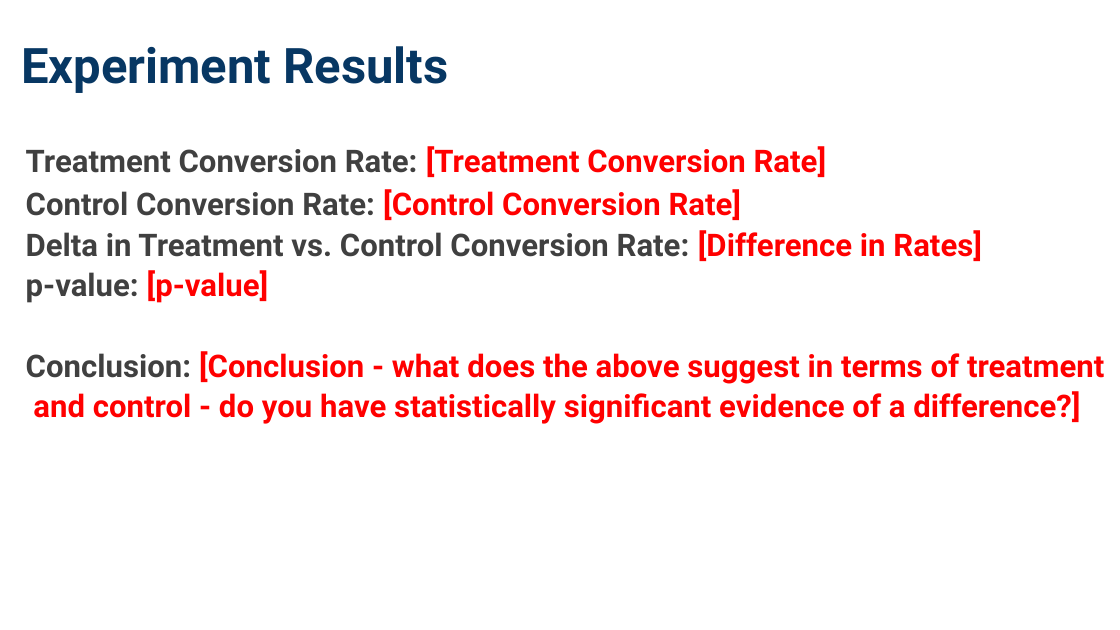
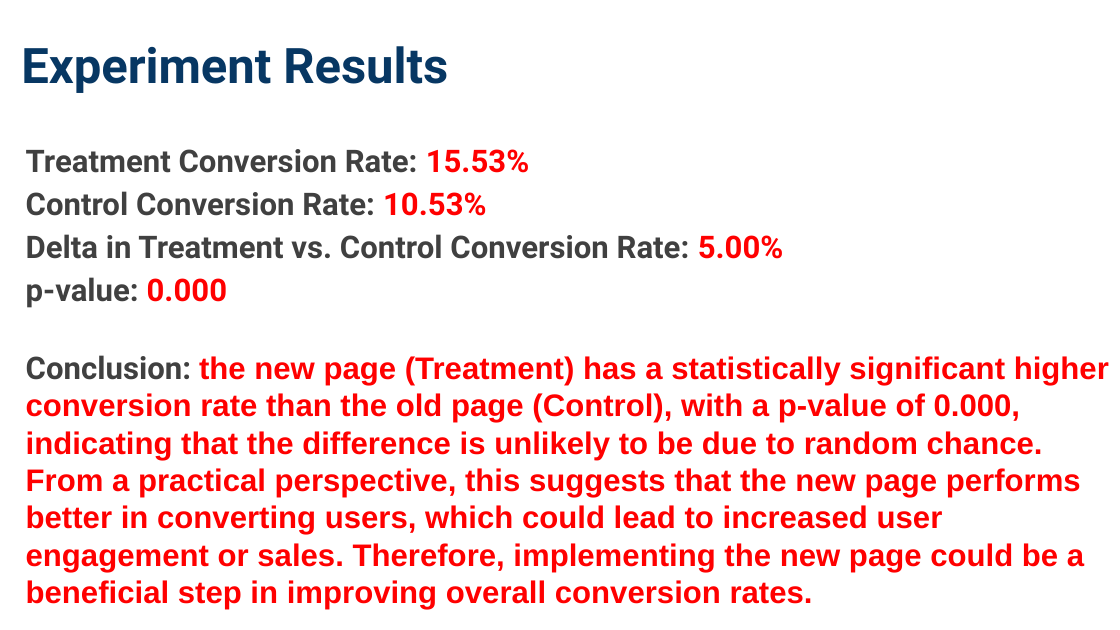
Before and after one commit to AmmarYasserAI-2/Analyze_AB_test_results, a slide deck: slide 4 of analyze-a_b-test-results.pptx. Drawn at 1120x630 pixels with LibreOffice and Linux fonts; fonts in the diff are those of the drawing. Boxes give left, top, right and bottom in pixels: in the first picture for what was removed or moved away, otherwise in the second. Text is boxed around its words. In the diff, an @@ line names an element or a change of style, - is before the commit and + after.

```diff
--- a/analyze-a_b-test-results.pptx
+++ b/analyze-a_b-test-results.pptx
@@ text at (26,149,1109,609): text changed; font Roboto to Arial @@
-Treatment Conversion Rate: [Treatment Conversion Rate]
-Control Conversion Rate: [Control Conversion Rate]
-Delta in Treatment vs. Control Conversion Rate: [Difference in Rates]
-p-value: [p-value]
-Conclusion: [Conclusion - what does the above suggest in terms of treatment
-and control - do you have statistically significant evidence of a difference?]
+Treatment Conversion Rate: 15.53%
+Control Conversion Rate: 10.53%
+Delta in Treatment vs. Control Conversion Rate: 5.00%
+p-value: 0.000
+Conclusion: the new page (Treatment) has a statistically significant higher conversion rate than the old page (Control), with a p-value of 0.000, indicating that the difference is unlikely to be due to random chance. From a practical perspective, this suggests that the new page performs better in converting users, which could lead to increased user engagement or sales. Therefore, implementing the new page could be a beneficial step in improving overall conversion rates.
```
Also in this commit, not shown: 3 other slides changed, 2 other files.
